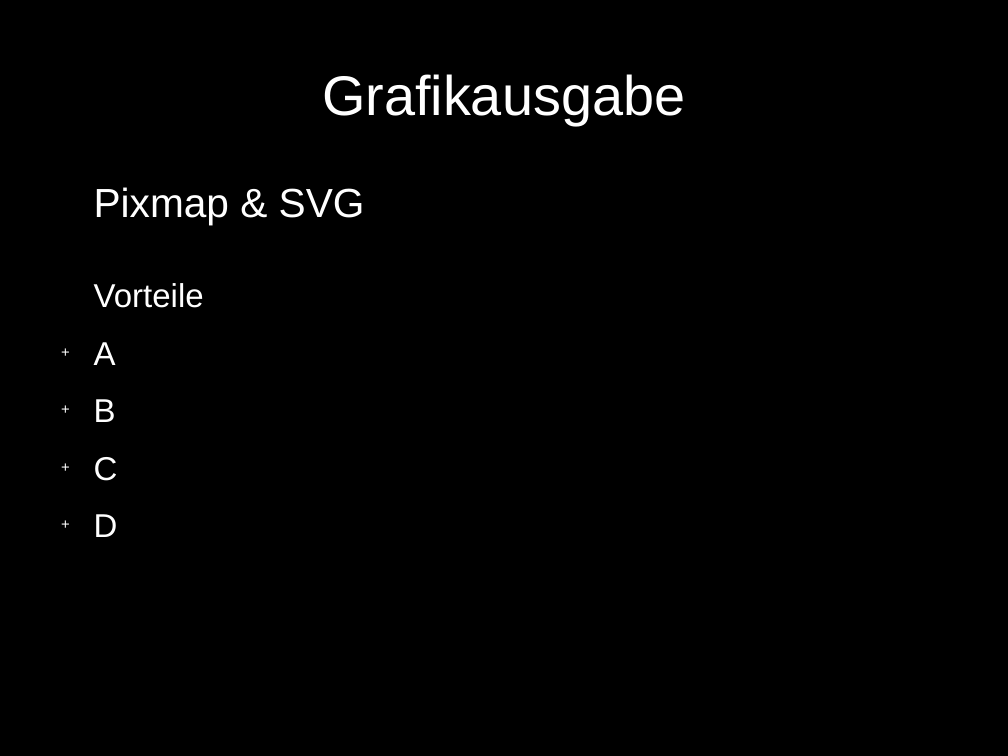
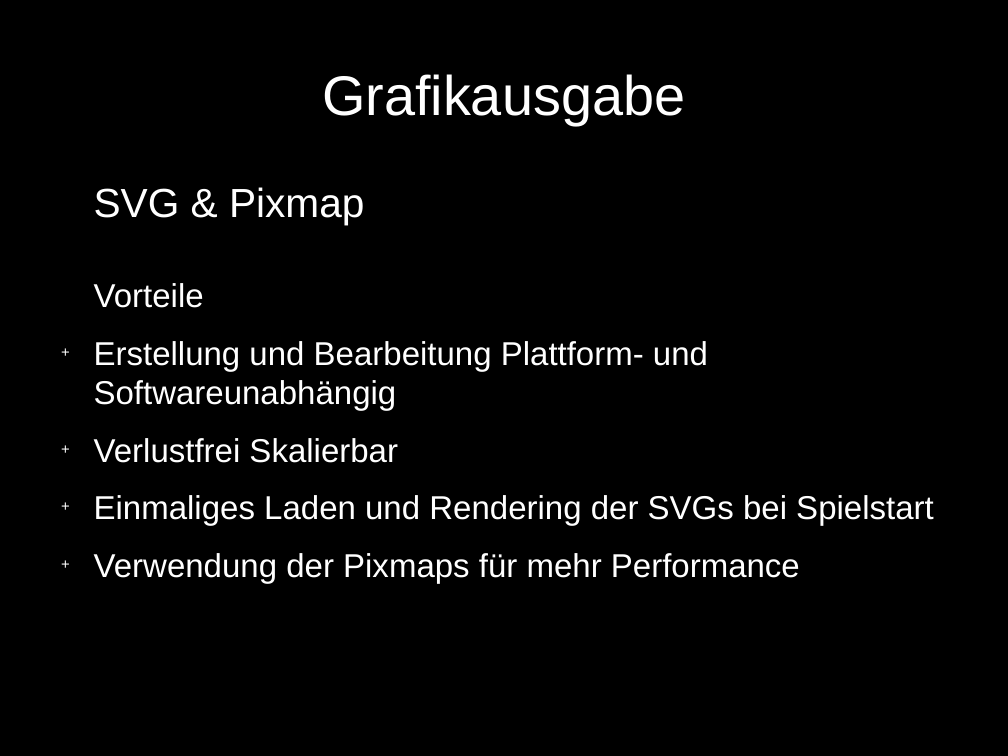
Before and after one commit to benediktibk/bomberman, a slide deck: slide 6 of documents/presentation/presentation.odp. Drawn at 1008x756 pixels with LibreOffice and Linux fonts; fonts in the diff are those of the drawing. Boxes give left, top, right and bottom in pixels: in the first picture for what was removed or moved away, otherwise in the second. Text is boxed around its words. In the diff, an @@ line names an element or a change of style, - is before the commit and + after.

```diff
--- a/documents/presentation/presentation.odp
+++ b/documents/presentation/presentation.odp
@@ text at bbox=[94, 187, 934, 584]: text changed @@
-Pixmap & SVG
-Vorteile
-+ A
-+ B
-+ C
-+ D
+SVG & Pixmap
+Vorteile
++ Erstellung und Bearbeitung Plattform- und Softwareunabhängig
++ Verlustfrei Skalierbar
++ Einmaliges Laden und Rendering der SVGs bei Spielstart
++ Verwendung der Pixmaps für mehr Performance
```
Also in this commit, not shown: 1 other slide changed, 3 slides added, 2 slides removed.
